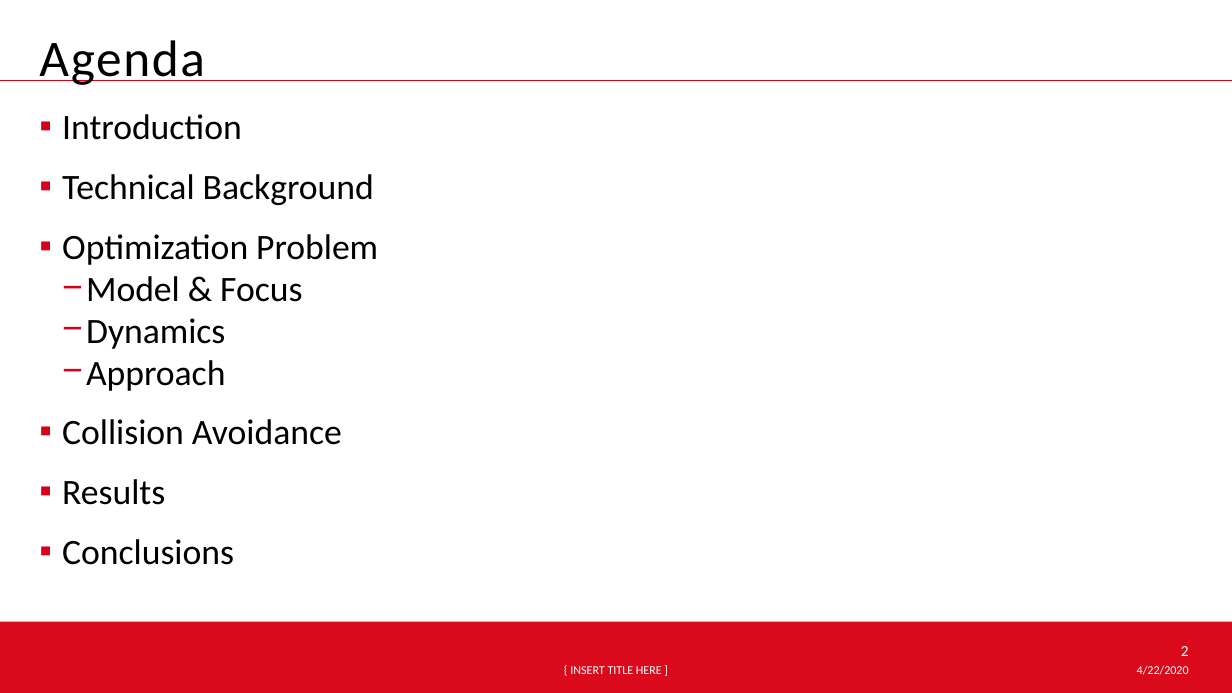
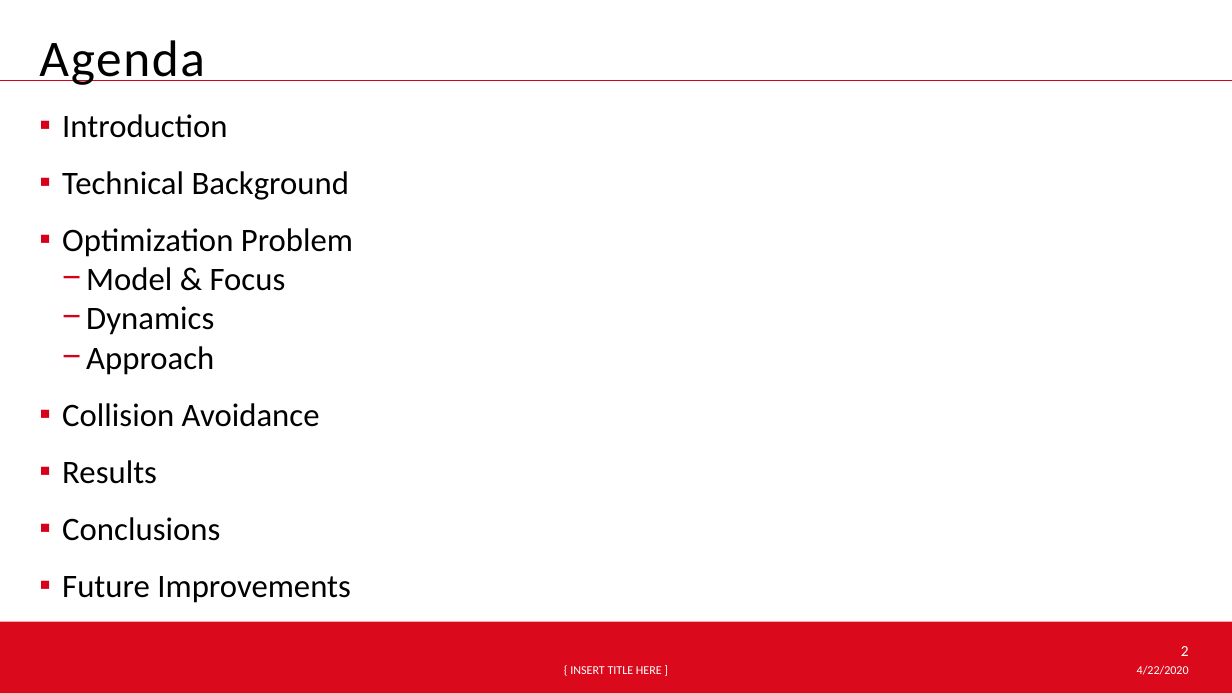
Before and after one commit to hehonglu123/optimal_control, a slide deck: slide 2 of Optimal Control Theory.pptx. Drawn at 1232x693 pixels with LibreOffice and Linux fonts; fonts in the diff are those of the drawing; background and template pictures are left out. Boxes give left, top, right and bottom in pixels: in the first picture for what was removed or moved away, otherwise in the second. Text is boxed around its words. In the diff, an @@ line names an element or a change of style, - is before the commit and + after.

```diff
--- a/Optimal Control Theory.pptx
+++ b/Optimal Control Theory.pptx
@@ text at <box>62,114,353,541</box>: size 27.8 to 25.5 pt in "Introduction", "Technical Background", "Optimization Problem", "Model & Focus" and 5 more places @@
@@ text at <box>62,576,351,603</box>: paragraph added @@
+  ▪ Future Improvements
```
Also in this commit, not shown: 7 other slides changed, 3 slides added.
